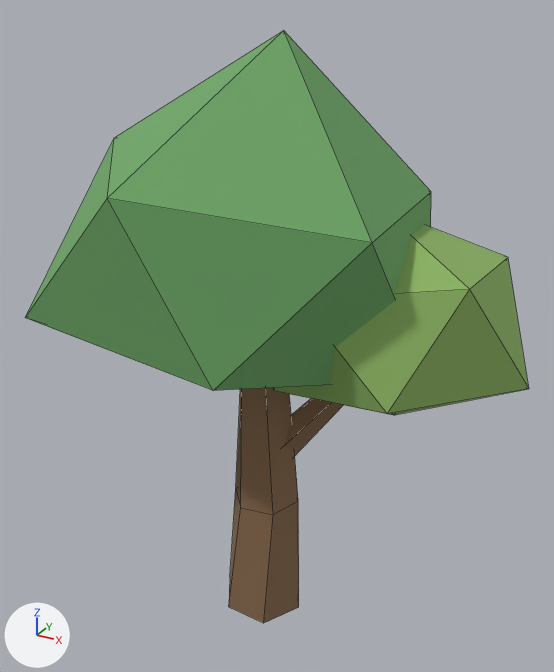
Two versions of the FBX model Assets/GeneratedEnvironment/Cozy_Tree_Small_01_RoundSapling.fbx, one commit apart.
Before and after are seen from a 50 mm lens placed at (1.37, -2.36, 2.46), pointed at (0.02, 0.09, 1.24). Arrows for +X, +Y and +Z are at lower left; the lights stay in place. The first picture is the older version. Mesh edges are drawn as thin lines. Where no turn or scale is listed for an object, it has been applied to the vertices.

In view in the first picture: 'Cozy_Tree_Small_01_RoundSapling'.
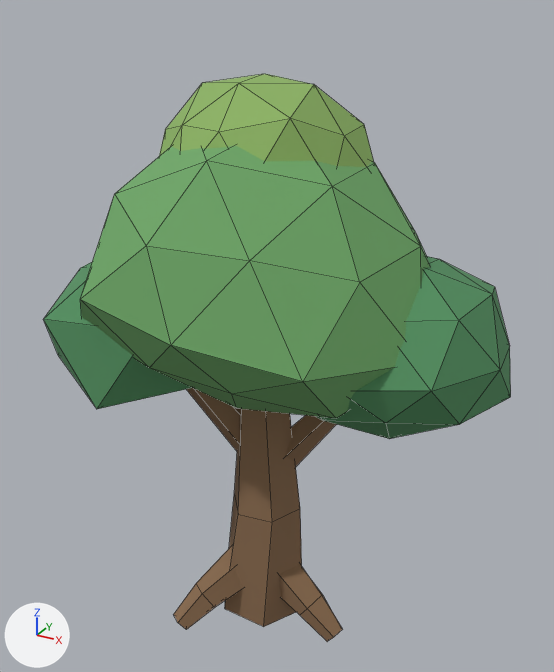
The change in detail:
Material 'Foliage | cozy deep green' (mat_foliage___cozy_deep_green) is new.
Its base color is (0.085, 0.275, 0.115) (green #528f5f).
Its roughness is 0.92.
me_cozy_tree_small_01_roundsapling_mesh is used by ob_cozy_tree_small_01_roundsapling; location (0.0, 0.0, 0.0).
me_cozy_tree_small_01_roundsapling_mesh had 52 vertices, 61 faces and spanned x -0.73..0.99, y -0.62..0.8, z -0.01..2.37.
me_cozy_tree_small_01_roundsapling_mesh now has 221 vertices, 324 faces and spans x -0.81..0.93, y -0.61..0.71, z -0.04..2.21.
me_cozy_tree_small_01_roundsapling_mesh part 1: the loose piece of 10 vertices spanning x -0.03..0.38, y -0.08..0.17, z 0.67..1.15 is moved by (-0.01, 0.0, -0.07).
me_cozy_tree_small_01_roundsapling_mesh part 2: the loose piece of 10 vertices spanning x -0.03..0.38, y -0.08..0.17, z 0.67..1.15 is copied, and the copy is multiplied about its middle by the matrix ((0.246, -0.24, -0.83), (-0.26, 0.802, -0.309), (0.824, 0.325, 0.15)), then moved by (-0.3, -0.1, -0.02); it spans x -0.32..0.06, y -0.15..0.08, z 0.67..1.11.
me_cozy_tree_small_01_roundsapling_mesh part 3: the loose piece of 18 vertices spanning x -0.18..0.18, y -0.16..0.16, z -0.01..1.19 is rebuilt with 18 vertices and now spans x -0.2..0.2, y -0.17..0.17, z -0.01..1.09.
me_cozy_tree_small_01_roundsapling_mesh part 4: the loose piece of 12 vertices spanning x -0.08..0.99, y -0.27..0.64, z 0.99..1.77 is rebuilt with 42 vertices and now spans x -0.02..0.93, y -0.31..0.63, z 0.92..1.64, in mat_foliage___cozy_deep_green (green #528f5f).
me_cozy_tree_small_01_roundsapling_mesh part 5: the loose piece of 12 vertices spanning x -0.73..0.65, y -0.62..0.8, z 1.02..2.37 is rebuilt with 42 vertices and now spans x -0.6..0.69, y -0.61..0.71, z 1.04..2.09.
me_cozy_tree_small_01_roundsapling_mesh part 6: a new loose piece of 42 vertices spanning x -0.52..0.38, y -0.26..0.61, z 1.55..2.21, in mat_foliage___cozy_sunlit_leaf (green #8db463).
me_cozy_tree_small_01_roundsapling_mesh part 7: a new loose piece of 15 vertices spanning x 0.01..0.42, y -0.12..0.09, z -0.03..0.3, in mat_bark___cozy_warm_wood (brown #896a4d).
me_cozy_tree_small_01_roundsapling_mesh part 8: a new loose piece of 15 vertices spanning x -0.26..0.06, y -0.37..0.02, z -0.04..0.29, in mat_bark___cozy_warm_wood (brown #896a4d).
Part 9, on me_cozy_tree_small_01_roundsapling_mesh:
12 vertices are added at x -0.81..-0.04, y -0.51..0.22, z 1.01..1.63.
20 new faces join them, mat_foliage___cozy_deep_green (green #528f5f).
Other edits to the shape of me_cozy_tree_small_01_roundsapling_mesh do not show in these pictures.
me_cozy_tree_small_01_roundsapling_mesh gains material mat_foliage___cozy_deep_green (green #528f5f).

Boxes (x1, y1, x2, y2) around the edits, measured in the pictures (554 x 672 px; the box of a moved part takes in the faces that stretch with it):
'Cozy_Tree_Small_01_RoundSapling', reshaped (7% narrower)
    before: (25, 31, 529, 623)
    after: (43, 74, 511, 641)
part 1 of me_cozy_tree_small_01_roundsapling_mesh, moved or reshaped
    before: (284, 398, 343, 455)
    after: (285, 415, 336, 466)
part 2 of me_cozy_tree_small_01_roundsapling_mesh, added (brown)
    after: (186, 388, 240, 451)
part 3 of me_cozy_tree_small_01_roundsapling_mesh, rebuilt (10% wider, 7% shorter)
    before: (229, 388, 299, 623)
    after: (225, 409, 302, 627)
part 4 of me_cozy_tree_small_01_roundsapling_mesh, rebuilt
    before: (274, 226, 529, 415)
    after: (315, 256, 511, 439)
part 5 of me_cozy_tree_small_01_roundsapling_mesh, rebuilt
    before: (25, 31, 431, 390)
    after: (80, 145, 430, 418)
part 6 of me_cozy_tree_small_01_roundsapling_mesh, added (green)
    after: (159, 74, 374, 167)
part 7 of me_cozy_tree_small_01_roundsapling_mesh, added (brown)
    after: (279, 564, 342, 641)
part 8 of me_cozy_tree_small_01_roundsapling_mesh, added (brown)
    after: (173, 546, 243, 630)
part 9 of me_cozy_tree_small_01_roundsapling_mesh, added (green)
    after: (43, 262, 192, 409)
